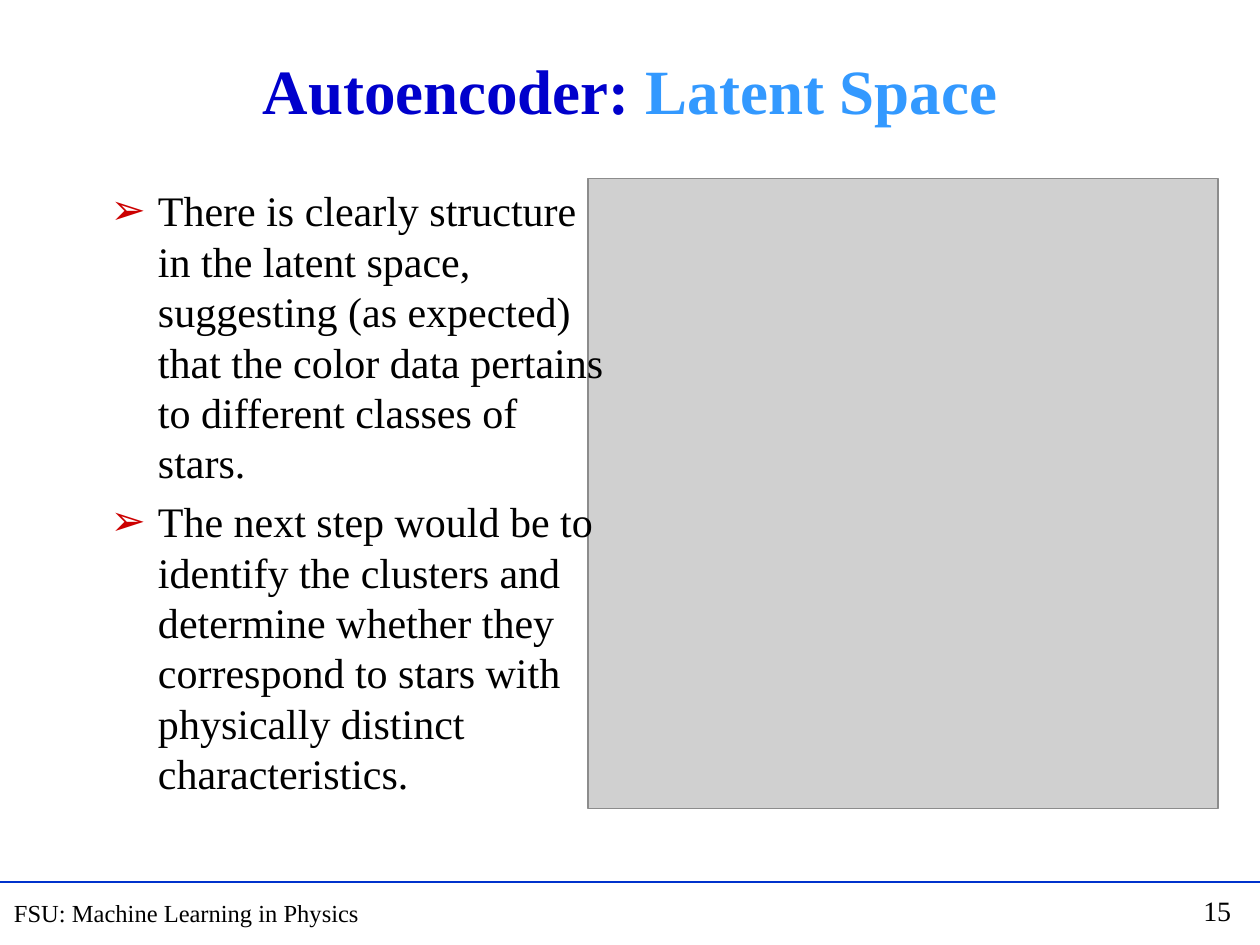
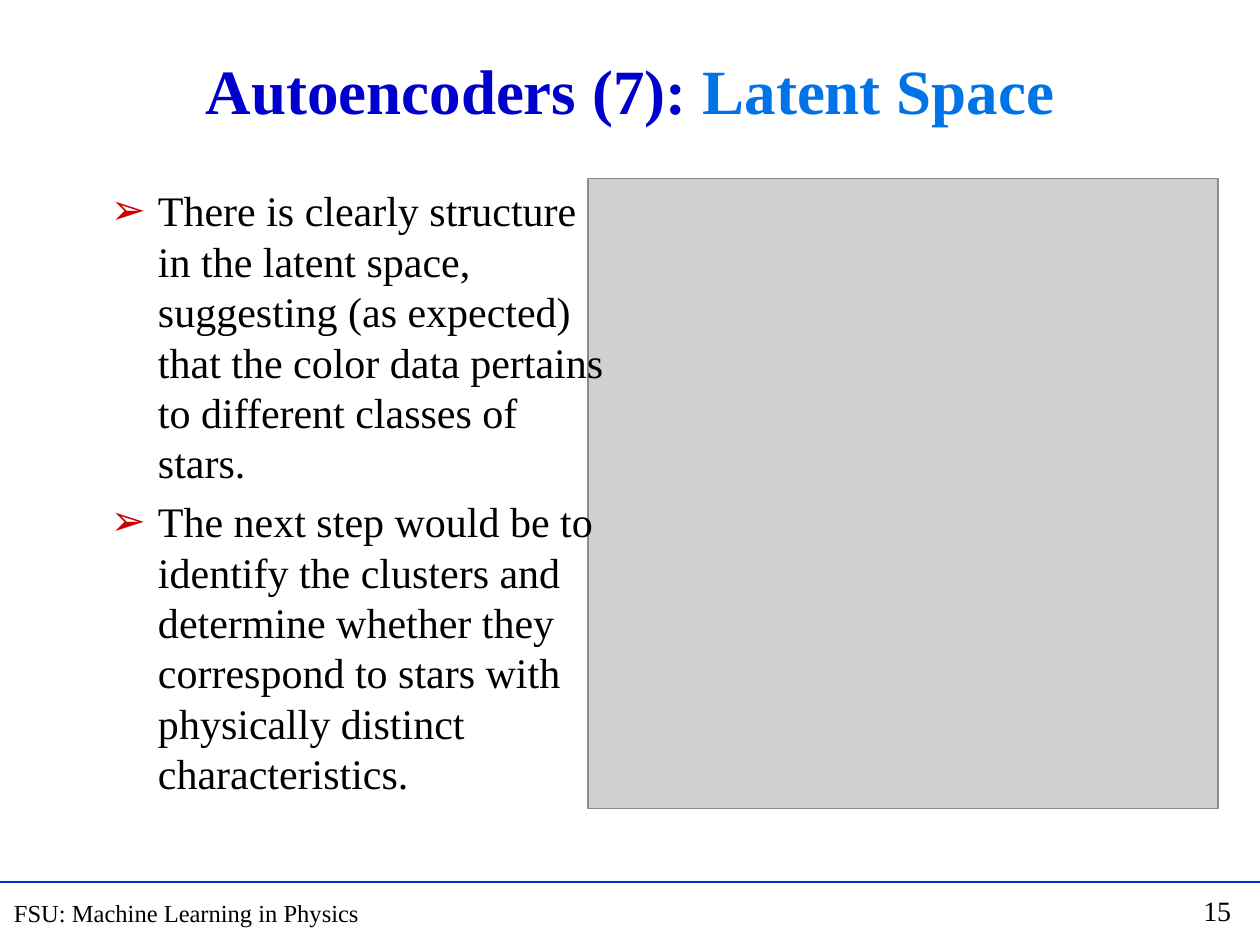
Before and after one commit to hbprosper/mlinphysics, a slide deck: slide 15 of Lectures/05.AE/Lecture_AE.pptx. Drawn at 1260x945 pixels with LibreOffice and Linux fonts; fonts in the diff are those of the drawing; grey boxes stand for pictures. Boxes give left, top, right and bottom in pixels: in the first picture for what was removed or moved away, otherwise in the second. Text is boxed around its words. In the diff, an @@ line names an element or a change of style, - is before the commit and + after.

```diff
--- a/Lectures/05.AE/Lecture_AE.pptx
+++ b/Lectures/05.AE/Lecture_AE.pptx
@@ title at [206, 70, 1054, 126]: text changed @@
-Autoencoder: Latent Space
+Autoencoders (7): Latent Space
```
Also in this commit, not shown: 8 other slides changed, 8 slides added, 3 slides removed, 2 other files.
